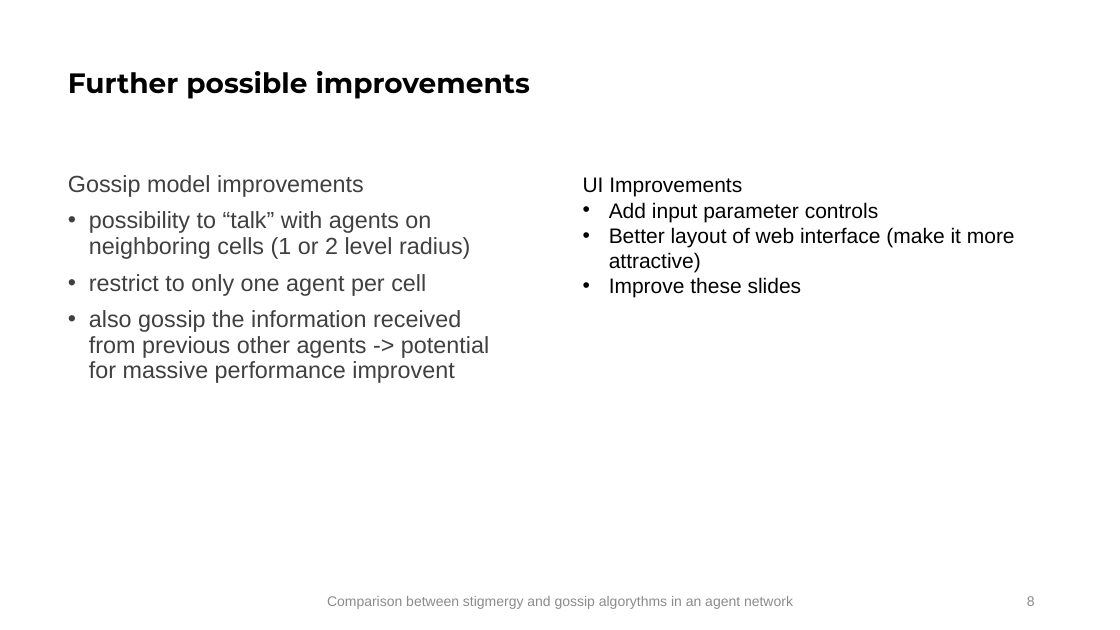
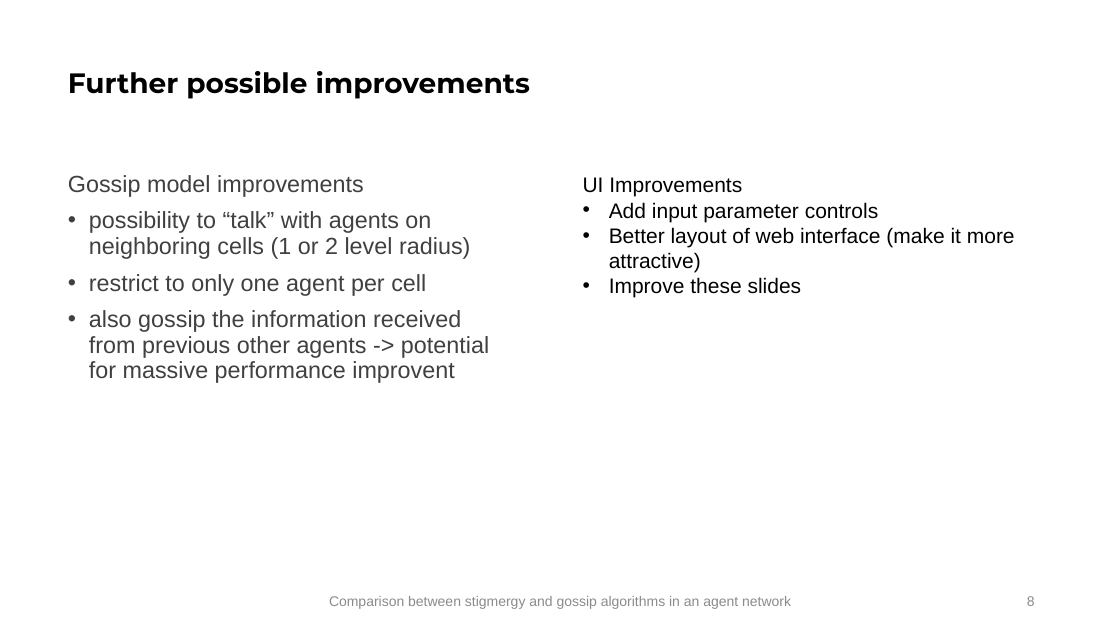
Before and after one commit to icotoi/cs-y1-isc1, a slide deck: slide 8 of slides/Comparison between stigmergy and gossip algorythm in an agent network.pptx. Drawn at 1120x630 pixels with LibreOffice and Linux fonts; fonts in the diff are those of the drawing. Boxes give left, top, right and bottom in pixels: in the first picture for what was removed or moved away, otherwise in the second. Text is boxed around its words. In the diff, an @@ line names an element or a change of style, - is before the commit and + after.

Commit message:
Update Comparison between stigmergy and gossip algorythm in an agent network.pptx
* Fix spelling errors
* Update references slide at the end

```diff
--- a/slides/Comparison between stigmergy and gossip algorythm in an agent network.pptx
+++ b/slides/Comparison between stigmergy and gossip algorythm in an agent network.pptx
@@ text at bbox=[329, 596, 791, 609]: text changed @@
-Comparison between stigmergy and gossip algorythms in an agent network
+Comparison between stigmergy and gossip algorithms in an agent network
```
Also in this commit, not shown: 8 other slides changed.
